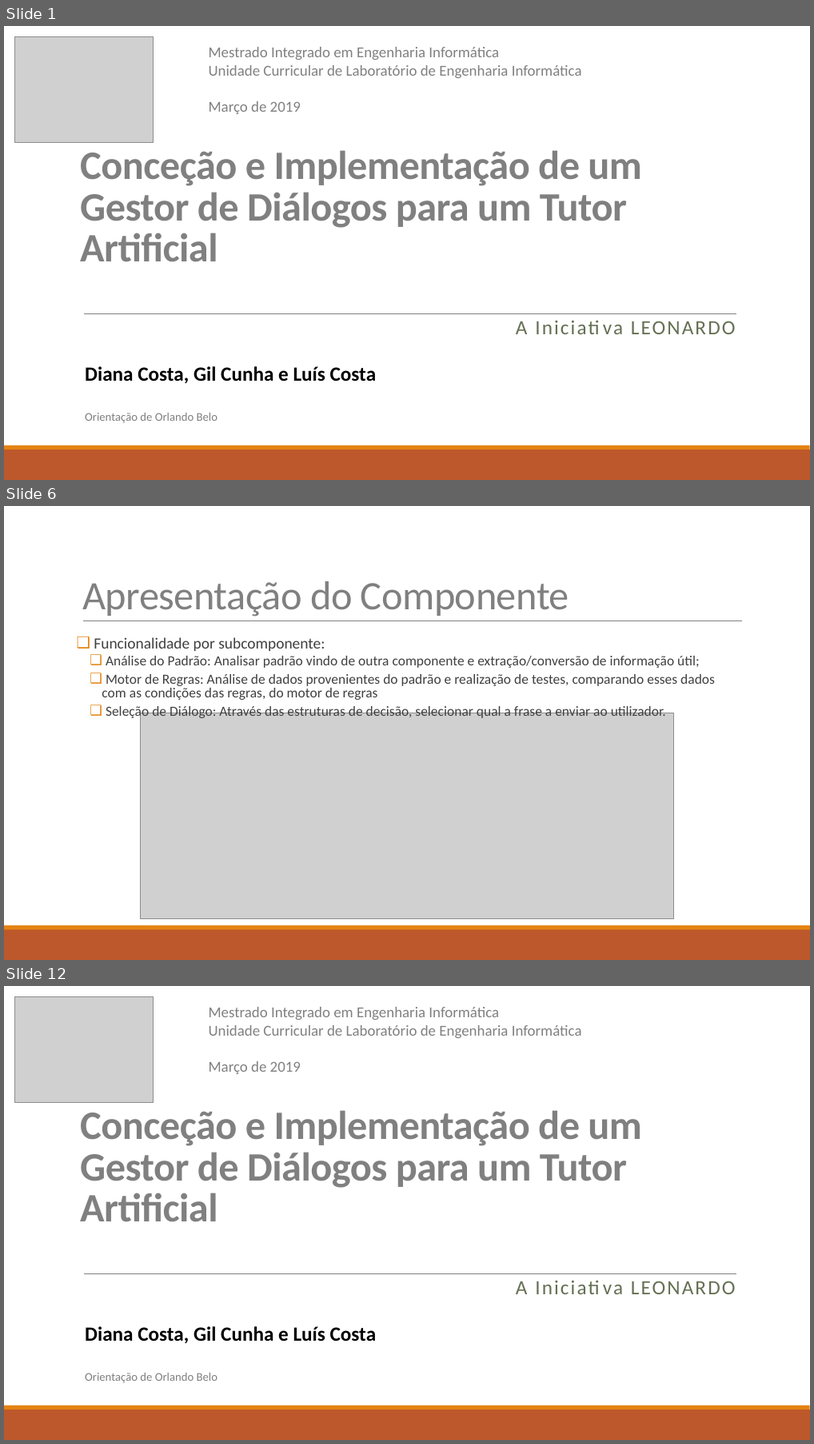
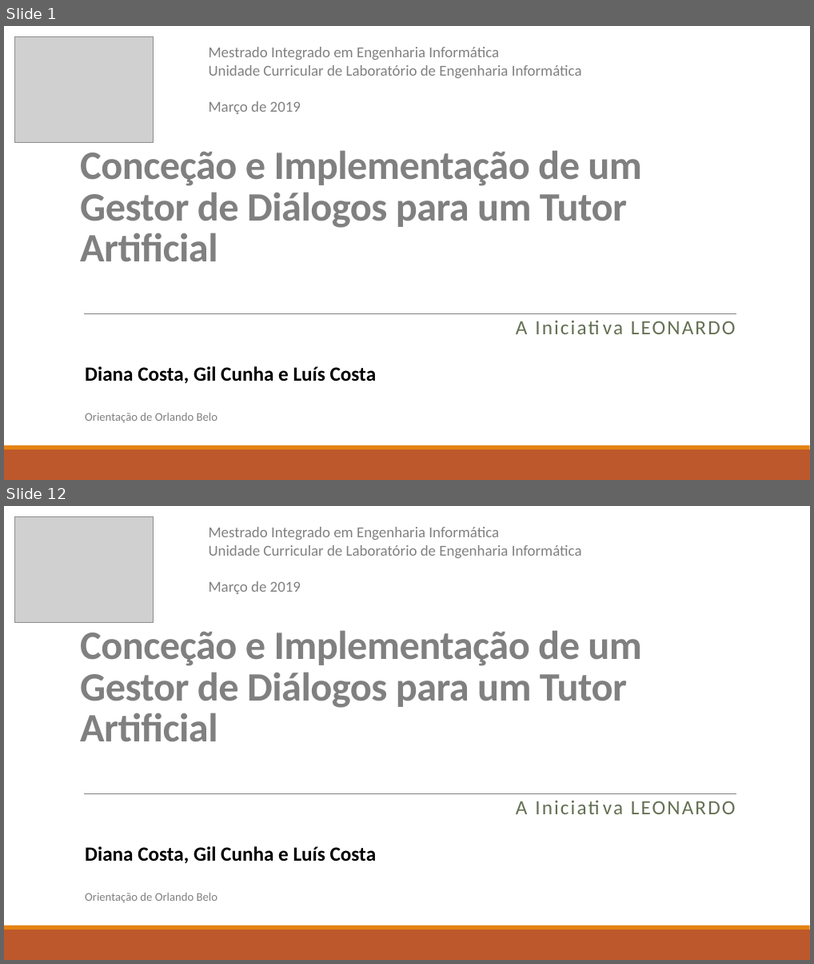
Before and after one commit to diisnc/Dialog_Agent_1819, a slide deck: Report/presentation_2_Diana.pptx. Shown one above the other, each under a label of ours: slides 1, 6 and 12 before the commit, slides 1 and 12 after it; the slides between them are not shown. The pictures are 814x1444 and 814x964 pixels, drawn with LibreOffice and Linux fonts; fonts in the diff are those of the drawing; grey boxes stand for pictures. Boxes give left, top, right and bottom in pixels: in the first picture for what was removed or moved away, otherwise in the second. Text is boxed around its words. In the diff, an @@ line names an element or a change of style, - is before the commit and + after.

```diff
--- a/Report/presentation_2_Diana.pptx
+++ b/Report/presentation_2_Diana.pptx
@@ slide 6 removed at [4,506,810,960], background #FFFFFF; not listed: 2 template elements that a slide beside it also shows @@
@@ title removed at [82,581,570,616] @@
-Apresentação do Componente
@@ line removed from (83, 621) to (742, 621) @@
@@ text removed at [94,637,715,720] @@
-❑ Funcionalidade por subcomponente:
-  ❑ Análise do Padrão: Analisar padrão vindo de outra componente e extração/conversão de informação útil;
-  ❑ Motor de Regras: Análise de dados provenientes do padrão e realização de testes, comparando esses dados com as condições das regras, do motor de regras
-  ❑ Seleção de Diálogo: Através das estruturas de decisão, selecionar qual a frase a enviar ao utilizador.
@@ picture removed at [140,713,674,919] @@
```
Also in this commit, not shown: 2 slides changed, 8 slides added, 7 other slides removed, 2 other files.
